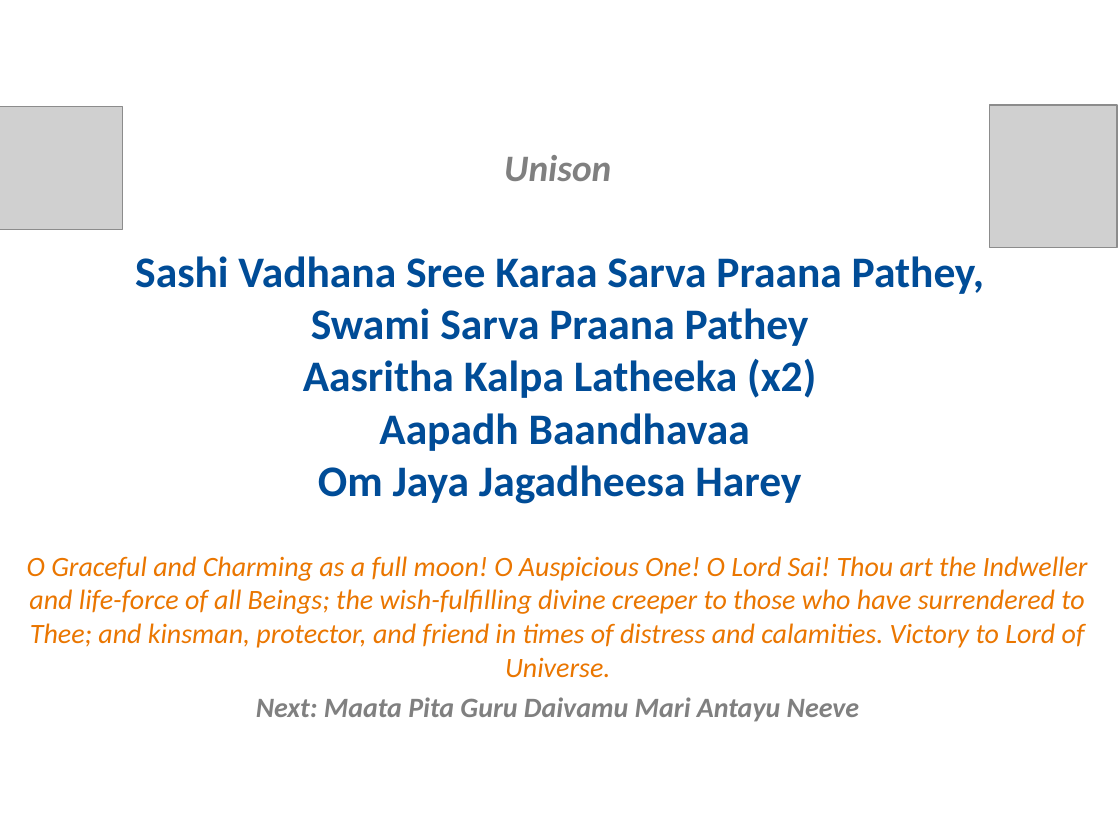
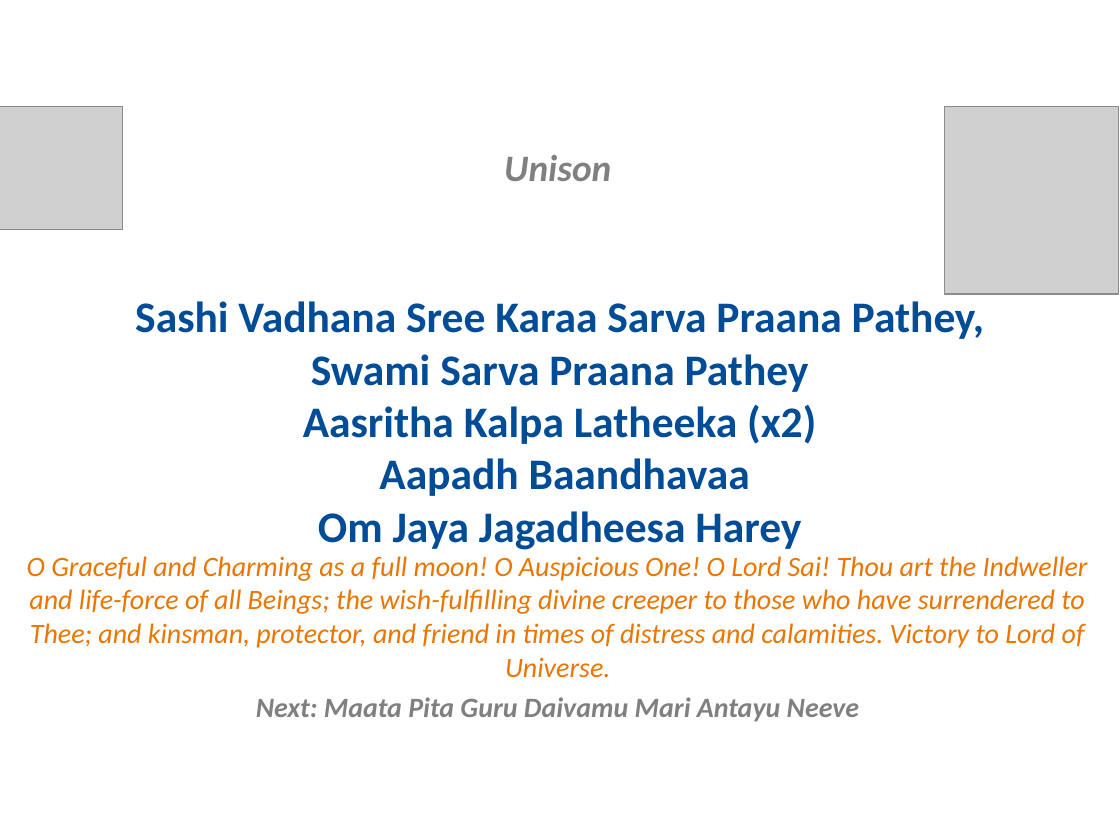
Before and after one commit to rkanadam/saibhajanmaker, a slide deck: slide 8 of WebContent/WEB-INF/templates/25th Anniversary/postUnison.pptx. Drawn at 1120x840 pixels with LibreOffice and Linux fonts; fonts in the diff are those of the drawing; grey boxes stand for pictures. Boxes give left, top, right and bottom in pixels: in the first picture for what was removed or moved away, otherwise in the second. Text is boxed around its words. In the diff, an @@ line names an element or a change of style, - is before the commit and + after.

```diff
--- a/WebContent/WEB-INF/templates/25th Anniversary/postUnison.pptx
+++ b/WebContent/WEB-INF/templates/25th Anniversary/postUnison.pptx
@@ picture: place and size @@
-picture at <box>990,105,1118,248</box>
+picture at <box>945,106,1119,295</box>
@@ text "Sashi Vadhana Sree Karaa Sarva ...": place and size @@
-text "Sashi Vadhana Sree Karaa Sarva ..." at <box>135,256,984,504</box>
+text "Sashi Vadhana Sree Karaa Sarva ..." at <box>135,301,984,550</box>
```
Also in this commit, not shown: 11 other slides changed, 7 other files.
